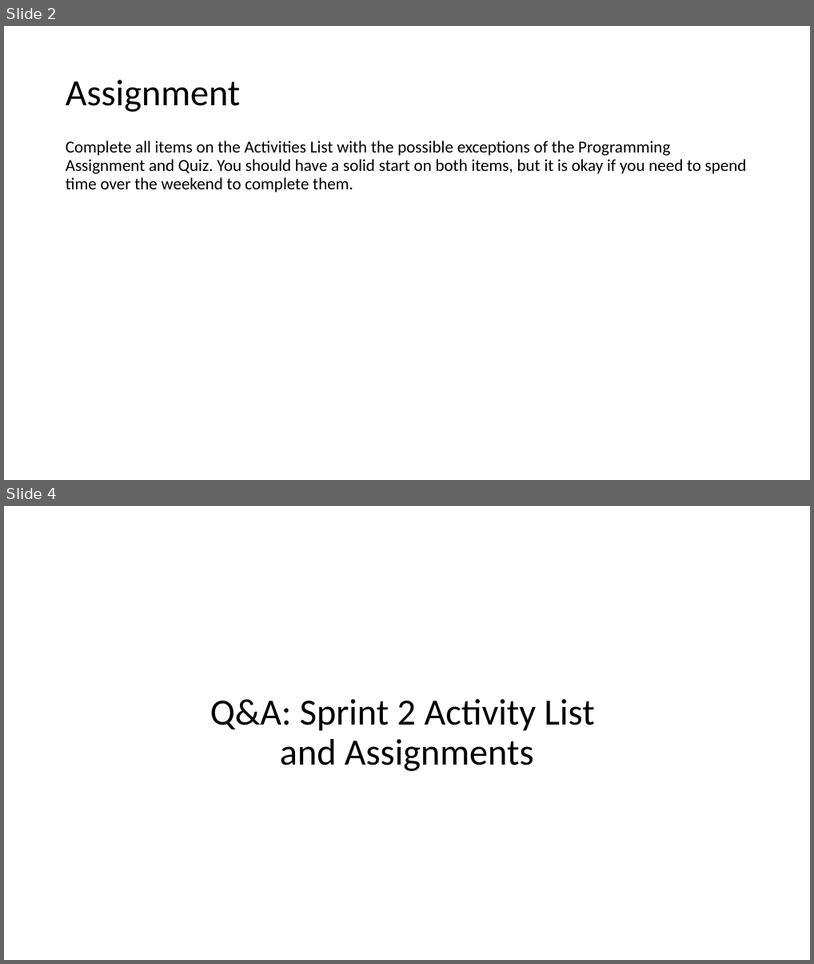
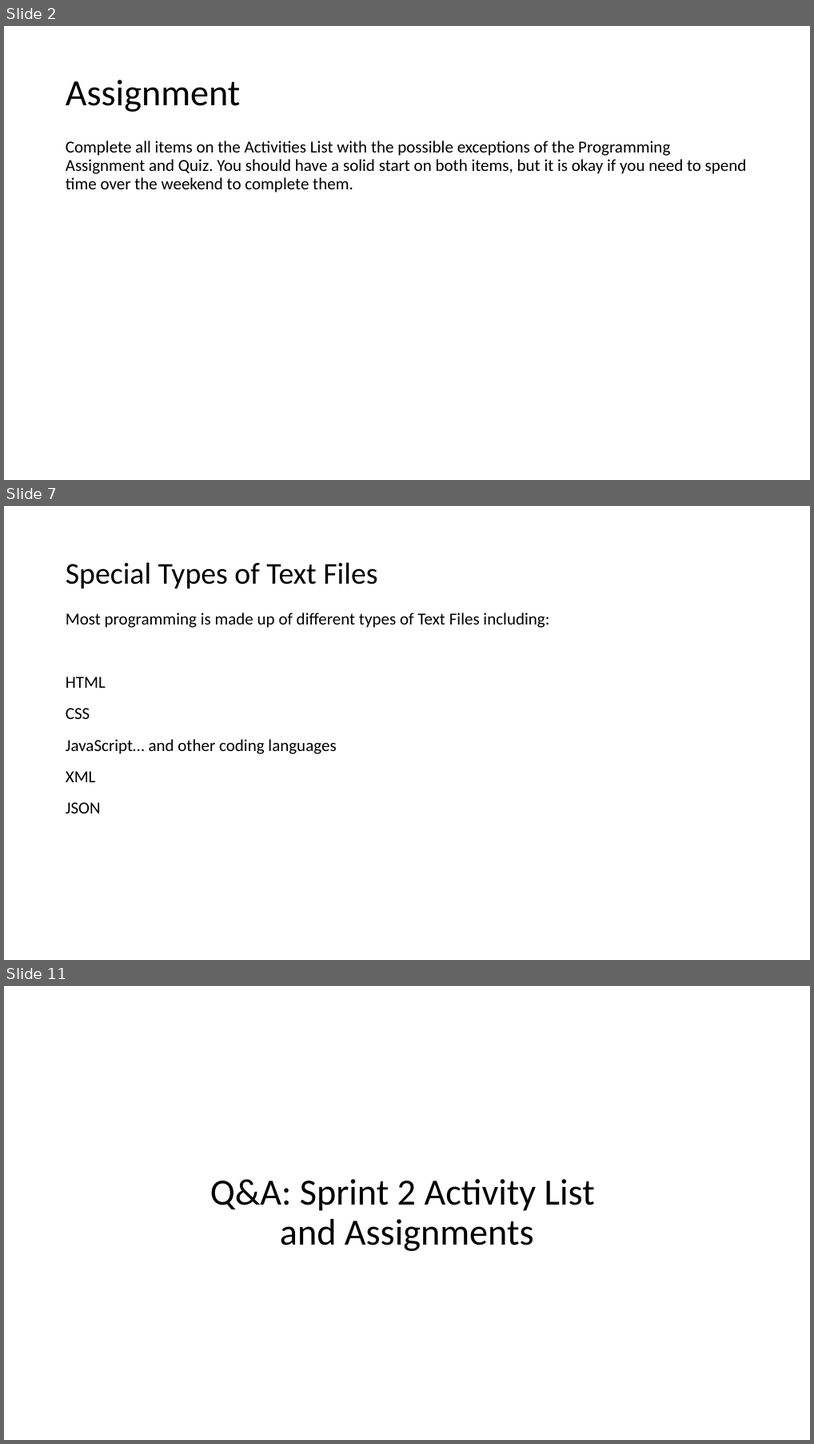
Before and after one commit to EricJPogue/CPSC-24500, a slide deck: lecture-slides/2019-09-18-oop.pptx. Shown one above the other, each under a label of ours: slides 2 and 4 before the commit, slides 2, 7 and 11 after it; the slides between them are not shown. The pictures are 814x964 and 814x1444 pixels, drawn with LibreOffice and Linux fonts; fonts in the diff are those of the drawing. Boxes give left, top, right and bottom in pixels: in the first picture for what was removed or moved away, otherwise in the second. Text is boxed around its words. In the diff, an @@ line names an element or a change of style, - is before the commit and + after.

```diff
--- a/lecture-slides/2019-09-18-oop.pptx
+++ b/lecture-slides/2019-09-18-oop.pptx
@@ slide 7 added at (4, 506, 810, 960), background #FFFFFF @@
@@ title added at (66, 562, 378, 588), 36 pt, text #000000 @@
+Special Types of Text Files
@@ text added at (66, 612, 550, 813), 20 pt, text #000000 @@
+Most programming is made up of different types of Text Files including:
+HTML
+CSS
+JavaScript… and other coding languages
+XML
+JSON
@@ what was slide 4 is now slide 11 @@
```
Also in this commit, not shown: 2 slides changed, 7 other slides added, 3 slides removed.
